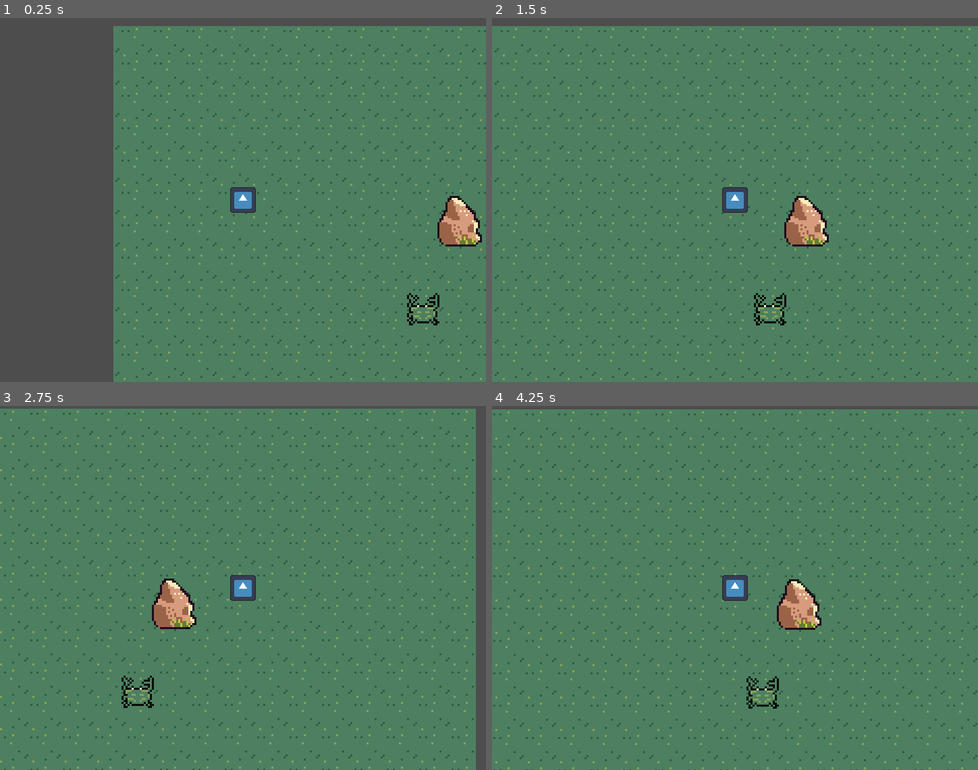
Above: before the commit, frames 1-4 (two rows, left to right).
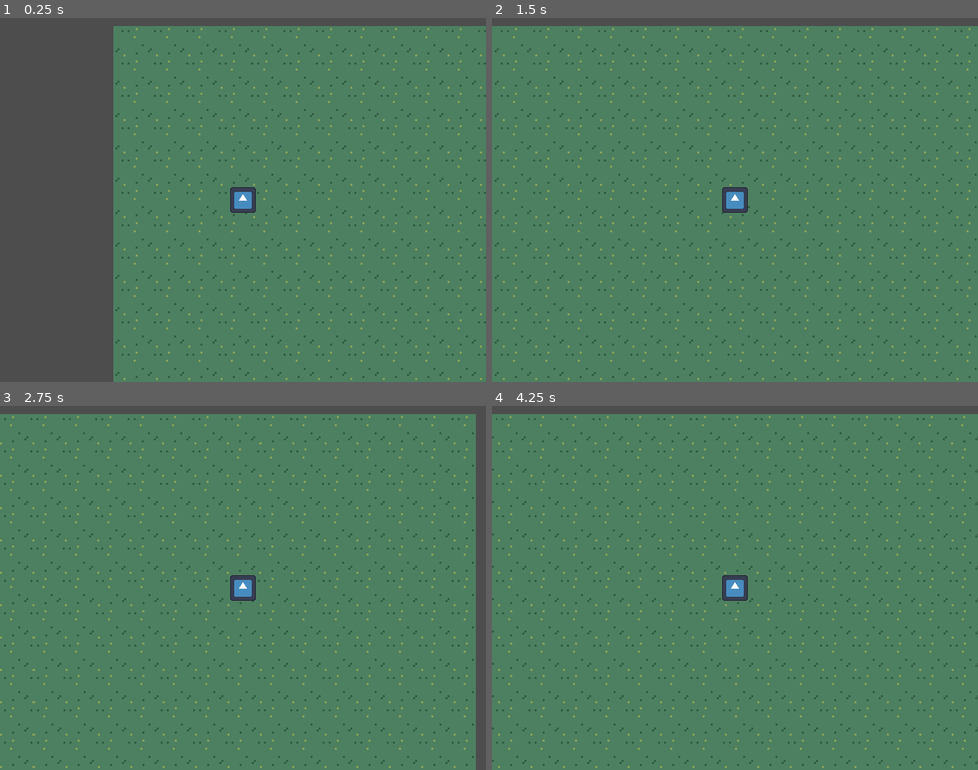
Above: after the commit, the same moments.

Repository: michaelwiest/godot-noah-game
Game: Godot game, scene res://scenes/main.tscn
Same seed, same stepped clock (60 frames per second), same inputs: the game is played once before the commit and once after it. The engine's default icon, where the game draws it, is replaced by a stand-in: a white triangle on a blue panel in a dark square.
Inputs (mouse positions are in pixels of both pictures, inside the frame that each line leads up to):
- Up to frame 1 (0.25 s): no input
- Up to frame 2 (1.5 s): tap Enter (ui_accept) at 0.5, 0.77 s; move the mouse to (841, 181) at 0.52 s; hold Right (ui_right) 0.53-1.25 s; click (841, 181) at 0.67 s; drag from (637, 218) to (735, 200) at 1.27 s
- Up to frame 3 (2.75 s): tap Enter (ui_accept) at 2 s; move the mouse to (291, 507) at 2.02 s; hold Right (ui_right) from 2.03 s (still down)
- Up to frame 4 (4.25 s): release Right (ui_right) at 2.75 s; drag from (710, 660) to (628, 689) at 2.77 s; tap Enter (ui_accept) at 3.5, 3.77 s; move the mouse to (880, 642) at 3.52 s; hold Left (ui_left) from 3.53 s (still down)

The runs differ from the first frame. In frame 1, 1.2% of the frame differs, in the area x 83-100%, y 48-85%; in frame 2, 1.2%; in frame 3, 9.3%; in frame 4, 9.3%, in the area x 0-100%, y 0-100%.
Error after the commit: Attempt to call function 'use' in base 'null instance' on a null instance. (res://scripts/World.gd:17)

Commit message:
Timer for window on how to proceed to next attack

Diff:
--- a/game/scenes/core/Weapon.tscn
+++ b/game/scenes/core/Weapon.tscn
@@ -4,3 +4,7 @@
 
 [node name="Weapon" type="Node2D"]
 script = ExtResource("1_hynss")
+
+[node name="ComboTimer" type="Timer" parent="."]
+
+[connection signal="timeout" from="ComboTimer" to="." method="_on_combo_timer_timeout"]
--- a/game/scenes/main.tscn
+++ b/game/scenes/main.tscn
@@ -5,7 +5,7 @@
 [ext_resource type="Texture2D" uid="uid://dba8mndptc85g" path="res://assets/environment/sand.png" id="2_m1ov6"]
 [ext_resource type="Shader" path="res://shaders/blink_white.gdshader" id="4_s65n4"]
 [ext_resource type="Resource" uid="uid://ciencntirrh6" path="res://resources/test_inventory.tres" id="4_wssn3"]
-[ext_resource type="PackedScene" uid="uid://csfe5phqo7xx5" path="res://scenes/weapons/red_weapon/red_weapon2.tscn" id="6_l73es"]
+[ext_resource type="PackedScene" uid="uid://sdlq3hkgnbjg" path="res://scenes/weapons/red_weapon/red_weapon_3.tscn" id="6_fw135"]
 [ext_resource type="PackedScene" uid="uid://dl27yhnnxxnq4" path="res://scenes/enemies/crab/Crab.tscn" id="6_npkop"]
 [ext_resource type="Script" path="res://scripts/inventory/inventory_interface.gd" id="7_04jhi"]
 [ext_resource type="PackedScene" uid="uid://bu04ksinencd4" path="res://scenes/inventory/inventory.tscn" id="7_q1wkd"]
@@ -43,7 +43,7 @@
 
 [node name="Camera2D" type="Camera2D" parent="Player"]
 
-[node name="RedWeapon2" parent="Player" instance=ExtResource("6_l73es")]
+[node name="RedWeapon3" parent="Player" instance=ExtResource("6_fw135")]
 
 [node name="Crab" parent="." instance=ExtResource("6_npkop")]
 
--- a/game/scenes/weapons/red_weapon/red_attack_2.tscn
+++ b/game/scenes/weapons/red_weapon/red_attack_2.tscn
@@ -2,6 +2,33 @@
 
 [ext_resource type="PackedScene" uid="uid://ct2gh4im6ec2l" path="res://scenes/core/Attack.tscn" id="1_4c1un"]
 [ext_resource type="Texture2D" uid="uid://cbwx1uortr5wk" path="res://assets/weapons/red_weapon/red_weapon_2.png" id="2_dq8jx"]
+
+[sub_resource type="Animation" id="Animation_2sffk"]
+length = 0.001
+tracks/0/type = "value"
+tracks/0/imported = false
+tracks/0/enabled = true
+tracks/0/path = NodePath("Sprite2D:frame")
+tracks/0/interp = 1
+tracks/0/loop_wrap = true
+tracks/0/keys = {
+"times": PackedFloat32Array(0),
+"transitions": PackedFloat32Array(1),
+"update": 1,
+"values": [4]
+}
+tracks/1/type = "value"
+tracks/1/imported = false
+tracks/1/enabled = true
+tracks/1/path = NodePath("Marker2D:rotation")
+tracks/1/interp = 1
+tracks/1/loop_wrap = true
+tracks/1/keys = {
+"times": PackedFloat32Array(0),
+"transitions": PackedFloat32Array(1),
+"update": 0,
+"values": [-0.0418879]
+}
 
 [sub_resource type="Animation" id="Animation_pmkp2"]
 resource_name = "use"
@@ -49,33 +76,6 @@
 "values": [-0.0418879, -1.85529, -2.51502]
 }
 
-[sub_resource type="Animation" id="Animation_2sffk"]
-length = 0.001
-tracks/0/type = "value"
-tracks/0/imported = false
-tracks/0/enabled = true
-tracks/0/path = NodePath("Sprite2D:frame")
-tracks/0/interp = 1
-tracks/0/loop_wrap = true
-tracks/0/keys = {
-"times": PackedFloat32Array(0),
-"transitions": PackedFloat32Array(1),
-"update": 1,
-"values": [4]
-}
-tracks/1/type = "value"
-tracks/1/imported = false
-tracks/1/enabled = true
-tracks/1/path = NodePath("Marker2D:rotation")
-tracks/1/interp = 1
-tracks/1/loop_wrap = true
-tracks/1/keys = {
-"times": PackedFloat32Array(0),
-"transitions": PackedFloat32Array(1),
-"update": 0,
-"values": [-0.0418879]
-}
-
 [sub_resource type="AnimationLibrary" id="AnimationLibrary_dto7w"]
 _data = {
 "RESET": SubResource("Animation_2sffk"),
--- a/game/scenes/weapons/red_weapon/red_weapon2.tscn
+++ b/game/scenes/weapons/red_weapon/red_weapon2.tscn
@@ -1,9 +1,15 @@
-[gd_scene load_steps=3 format=3 uid="uid://csfe5phqo7xx5"]
+[gd_scene load_steps=5 format=3 uid="uid://csfe5phqo7xx5"]
 
 [ext_resource type="Script" path="res://scripts/core/Weapon.gd" id="1_wm5b7"]
+[ext_resource type="PackedScene" uid="uid://bssovbqyoeldx" path="res://scenes/weapons/red_weapon/red_attack_1.tscn" id="2_j4rqm"]
 [ext_resource type="Resource" uid="uid://b3skk2yy88spl" path="res://scenes/weapons/red_weapon/red_weapon.tres" id="2_jibx0"]
+[ext_resource type="PackedScene" uid="uid://b1h45bvnthjkc" path="res://scenes/weapons/red_weapon/red_attack_2.tscn" id="4_3fd1i"]
 
 [node name="RedWeapon2" type="Node2D"]
 script = ExtResource("1_wm5b7")
 weapon_data = ExtResource("2_jibx0")
 attack_paths = Array[String](["red_attack_1", "red_attack_2", "red_attack_2"])
+
+[node name="RedAttack1" parent="." instance=ExtResource("2_j4rqm")]
+
+[node name="RedAttack2" parent="." instance=ExtResource("4_3fd1i")]
--- a/game/scripts/World.gd
+++ b/game/scripts/World.gd
@@ -1,6 +1,6 @@
 extends Node2D
 
-@onready var red_weapon: Weapon = $Player/RedWeapon2
+@onready var red_weapon: Weapon = $Player/RedWeapon3
 @onready var inventory_interface: Control = $UI/InventoryInterface
 @onready var player: Player = $Player
 
--- a/game/scripts/core/Attack.gd
+++ b/game/scripts/core/Attack.gd
@@ -9,14 +9,19 @@
 	animation_player.play("use")
 
 func attack_start():
+	enable()
+	emit_signal("attack_start_signal")
+
+func enable():
 	hitbox.enable()
 	sprite.visible = true
-	emit_signal("attack_start_signal")
 
+func disable():
+	hitbox.disable()
+	sprite.visible = false
 
 func attack_end():
-	hitbox.disable()
-	sprite.visible = false
+	disable()
 	emit_signal("attack_end_signal")
 
 # Kind of hacky signaling to pass a hit to the parent weapon. Because the
--- a/game/scripts/core/Weapon.gd
+++ b/game/scripts/core/Weapon.gd
@@ -3,9 +3,11 @@
 
 @export var weapon_data: WeaponData
 @export var attack_paths: Array[String]
+@export var combo_window: float = 0.2  # Seconds
 @onready var active_attack_index: int = 0
 @onready var attacks: Array[Attack]
 @onready var attacking: bool = false
+@onready var combo_timer = $ComboTimer
 
 func _get_attack_path(attack_path: String) -> String:
 	# If it is an absolute path then assume it's fine.
@@ -25,19 +27,19 @@
 	active_attack_index = (active_attack_index + 1) % len(attacks)
 
 func _create_attacks():
+	# Helper function to attach attacks to a weapon given
+	# the supplied paths.
 	for ap in attack_paths:
 		var attack: Attack = load(_get_attack_path(ap)).instantiate()
 		add_child(attack)
-		attack.attack_end()
 		attack.attack_apply_hit_signal.connect(apply_hit)
 		attack.attack_end_signal.connect(attack_end)
 		attack.attack_start_signal.connect(attack_start)
+		attack.disable()
 		attacks.append(attack)
 
 
 func _ready():
-	# Helper function to attach attacks to a weapon given
-	# the supplied paths.
 	_create_attacks()
 
 
@@ -53,7 +55,6 @@
 
 func equip(equipment_slot):
 	pass
-
 
 func apply_hit(entity: Entity):
 	apply_damage(entity)
@@ -72,3 +73,10 @@
 
 func attack_end():
 	attacking = false
+	combo_timer.start(combo_window)
+
+
+
+func _on_combo_timer_timeout():
+	if !attacking:
+		active_attack_index = 0
--- a/game/scripts/core/boxes/hitbox.gd
+++ b/game/scripts/core/boxes/hitbox.gd
@@ -14,10 +14,6 @@
 # Kind of hacky signaling to pass a hit to the parent weapon. Because the
 # hitbox has no notion of the force or damage that it can apply.
 signal apply_hit_signal(entity: Entity)
-#signal apply_knockback_signal(entity: Entity)
 
 func apply_hit(entity: Entity):
 	emit_signal("apply_hit_signal", entity)
-#
-#func apply_knockback(entity: Entity):
-#	emit_signal("apply_knockback_signal", entity)
